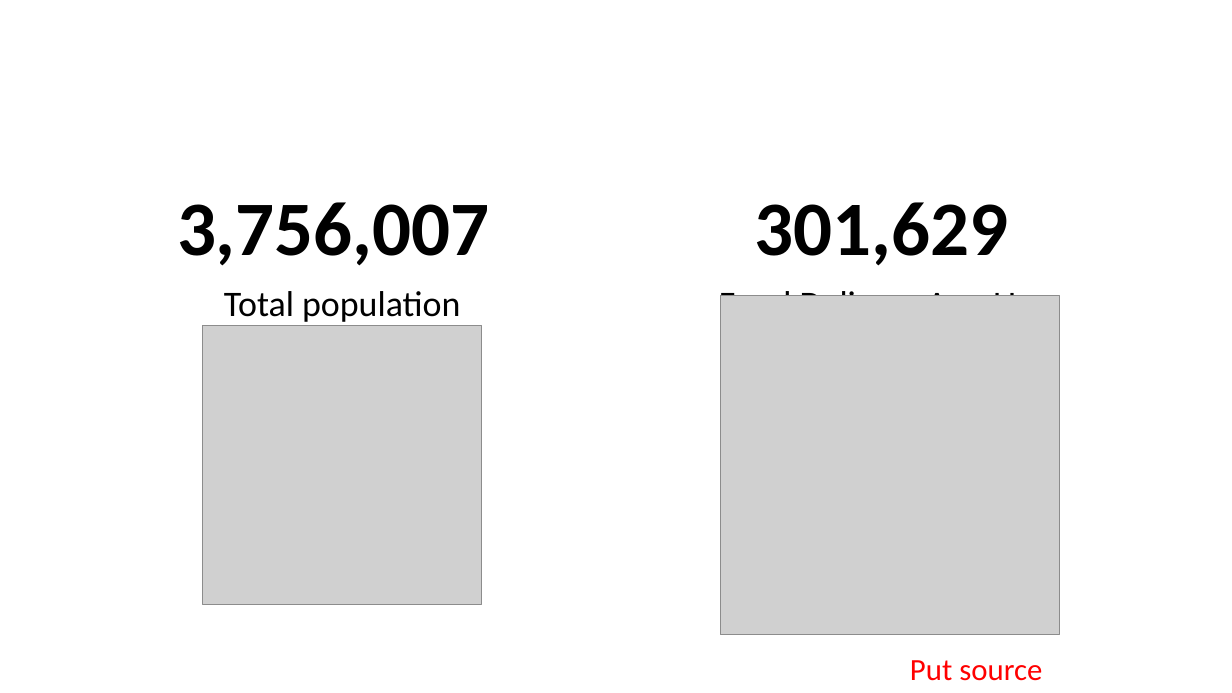
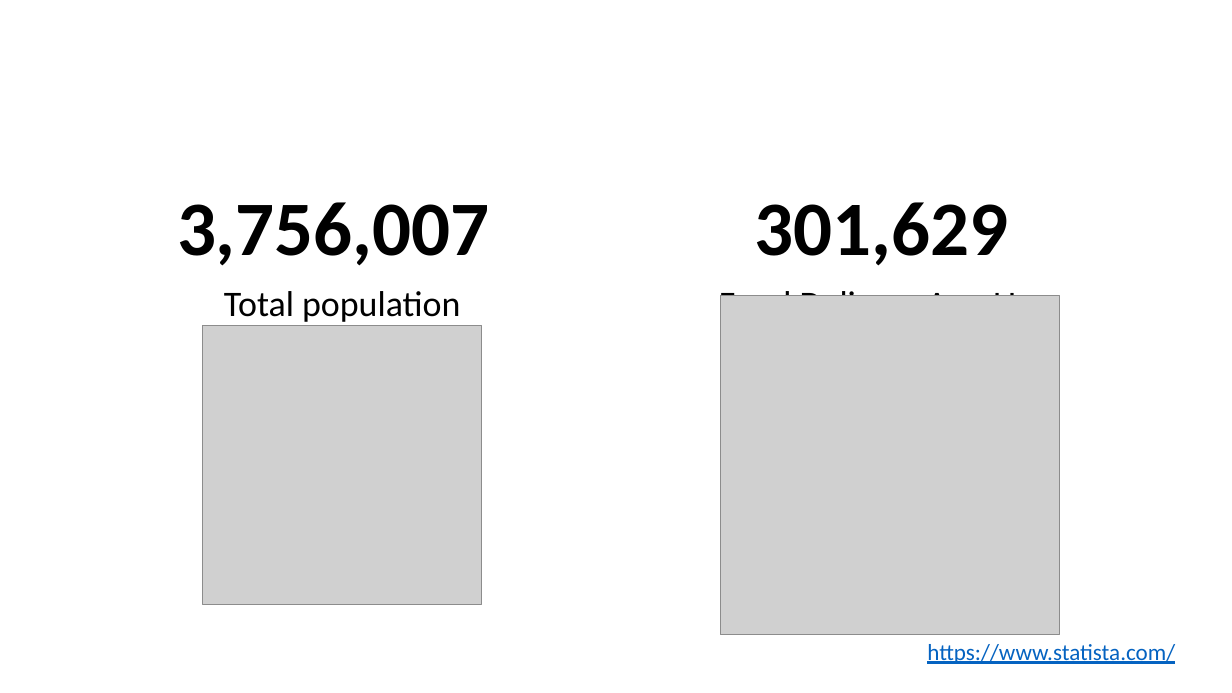
Before and after one commit to Pasabuy-App/Xamarin-App, a slide deck: slide 5 of docs/Project-Investor-Pitch.pptx. Drawn at 1232x693 pixels with LibreOffice and Linux fonts; fonts in the diff are those of the drawing; grey boxes stand for pictures; background and template pictures are left out. Boxes give left, top, right and bottom in pixels: in the first picture for what was removed or moved away, otherwise in the second. Text is boxed around its words. In the diff, an @@ line names an element or a change of style, - is before the commit and + after.

```diff
--- a/docs/Project-Investor-Pitch.pptx
+++ b/docs/Project-Investor-Pitch.pptx
@@ text added at (927,644,1175,664), 18 pt, text #0563C1, underline @@
+https://www.statista.com/
@@ text removed at (910,660,1042,681) @@
-Put source
```
Also in this commit, not shown: 1 other slide changed.
